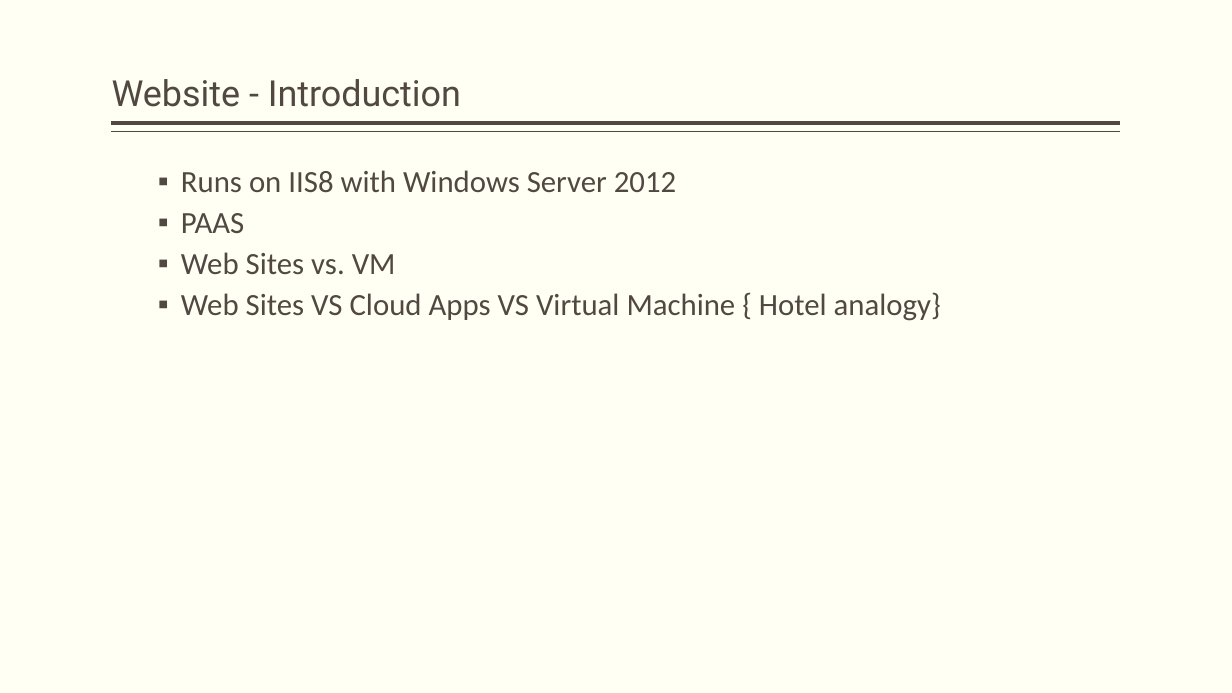
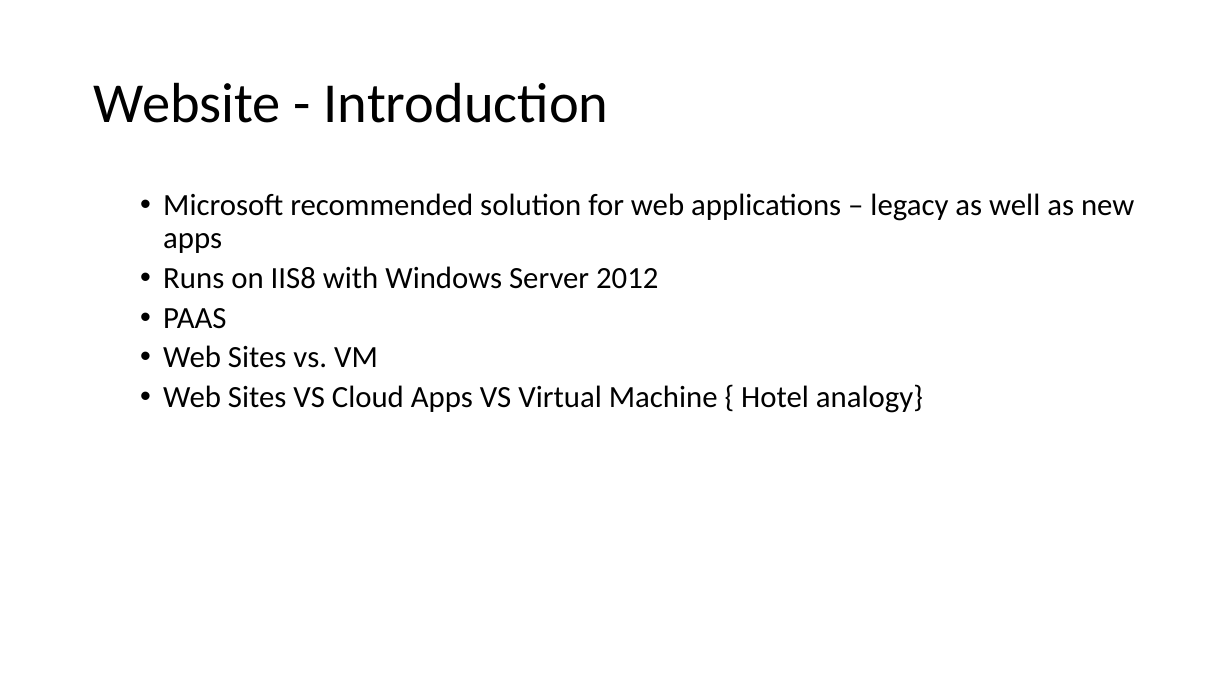
Before and after one commit to prasadhonrao/Training, a slide deck: slide 28 of Presentations/Microsoft Azure.pptx (slide 7 before the commit). Drawn at 1232x693 pixels with LibreOffice and Linux fonts; fonts in the diff are those of the drawing. Boxes give left, top, right and bottom in pixels: in the first picture for what was removed or moved away, otherwise in the second. Text is boxed around its words. In the diff, an @@ line names an element or a change of style, - is before the commit and + after.

```diff
--- a/Presentations/Microsoft Azure.pptx
+++ b/Presentations/Microsoft Azure.pptx
@@ background #FFFFF3 to #FFFFFF @@
@@ title "Website - Introduction": place and size @@
-title "Website - Introduction" at bbox=[112, 79, 461, 107]
+title "Website - Introduction" at bbox=[94, 82, 609, 123]
@@ title "Website - Introduction" at bbox=[94, 82, 609, 123]: size 28 to 44 pt, font Roboto to Calibri, text colour #514843 to #000000; vertical alignment bottom to middle @@
@@ line removed from (1121, 123) to (112, 123) @@
@@ line removed from (1121, 132) to (112, 132) @@
@@ text "Microsoft recommended solution for web ...": place and size @@
-text "Microsoft recommended solution for web ..." at bbox=[181, 170, 941, 321]
+text "Microsoft recommended solution for web ..." at bbox=[163, 193, 1134, 413]
@@ text at bbox=[163, 193, 1134, 253]: paragraph added @@
+  • Microsoft recommended solution for web applications – legacy as well as new apps
@@ text at bbox=[163, 266, 923, 413]: text colour #514843 to #000000 in "Runs on IIS8 with Windows Server 2012", "PAAS", "Web Sites vs. VM", "Web Sites VS Cloud Apps VS Virtual ..."; bullet ▪ to •; less space between paragraphs @@
```
Also in this commit, not shown: 22 other slides changed, 33 slides added, 2 slides removed.
